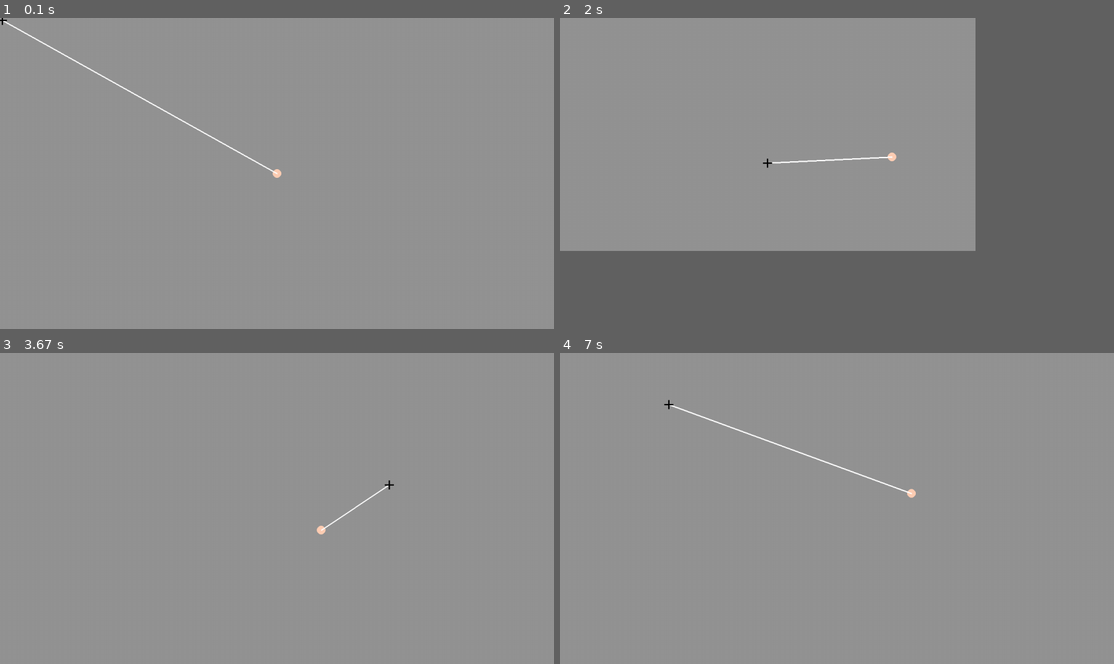
Above: before the commit, frames 1-4 (two rows, left to right).
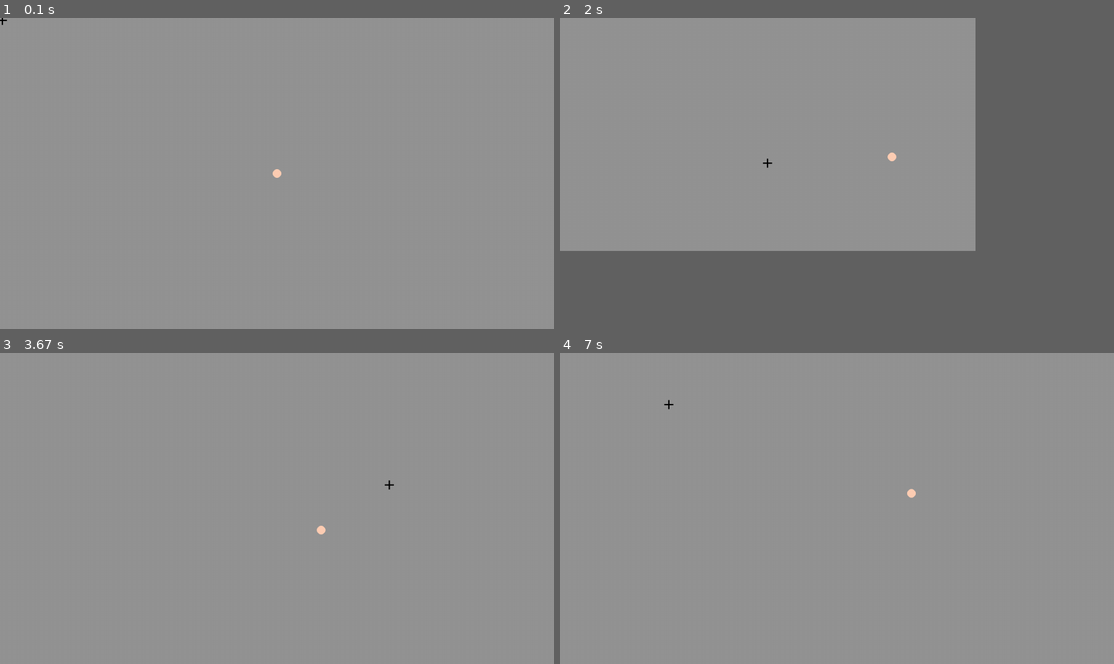
Above: after the commit, the same moments.

Repository: lolnoobkitti/zombie_shooter_pygame
Game: pygame game, started from berk_pygame.py
Two runs of this game, one before a commit and one after it. Both use one fixed random seed, a clock stepped at 60 frames per second and the inputs below.
Inputs (mouse positions are in pixels of both pictures, inside the frame that each line leads up to):
- Up to frame 1 (0.1 s): no input
- Up to frame 2 (2 s): hold J 0.33-0.8 s; hold D 0.33-0.8 s; move the mouse to (814, 185) at 0.37 s; hold D 0.83-1.3 s; move the mouse to (892, 241) at 0.87 s; tap F at 0.9, 1.2, 1.4 s; hold W 1.33-1.63 s; move the mouse to (1041, 282) at 1.37 s; right-click (764, 164) at 1.82 s
- Up to frame 3 (3.67 s): hold D 2.1-2.57 s; tap F at 2.17, 2.47, 2.67, 2.97, 3.23 s; click (193, 430) at 2.18 s; hold A 2.6-3.13 s; move the mouse to (315, 505) at 2.63 s; click (315, 505) at 2.7 s; hold S 3.17-3.57 s; move the mouse to (149, 421) at 3.2 s; click (149, 421) at 3.4 s; hold A from 3.6 s (still down); move the mouse to (387, 483) at 3.63 s
- Up to frame 4 (7 s): tap F at 3.67, 3.97, 4.1, 4.5, 4.8, 5.17, 5.57, 5.87, 6.07, 6.37, 6.57 s; click (947, 483) at 3.68 s; release A at 4 s; hold W 4.03-4.4 s; click (981, 480) at 4.13 s; hold D 4.43-5.07 s; click (626, 440) at 4.52 s; hold S 5.1-5.47 s; click (1036, 483) at 5.22 s; hold A 5.5-5.97 s; click (632, 492) at 5.58 s; hold D 6-6.47 s; click (853, 427) at 6.1 s; hold W 6.5-6.9 s; move the mouse to (648, 424) at 6.53 s; click (648, 424) at 6.73 s; hold D from 6.93 s (still down); move the mouse to (670, 402) at 6.97 s

The runs differ from the first frame. In frame 1, 0.3% of the frame differs, in the area x 0-51%, y 0-51%; in frame 2, 0.1%; in frame 3, less than 0.1%; in frame 4, 0.2%.

Commit message:
changed right click toggle for aiming and drawing crosshair,

Diff:
--- a/berk_pygame.py
+++ b/berk_pygame.py
@@ -36,7 +36,7 @@
     for event in pygame.event.get():
         if event.type == pygame.QUIT:
             running = False
-    # Fill screen with greenish colour to remove any unneeded stuff
+    # Fill screen with grayish colour to remove any unneeded stuff
     screen.fill("gray58")
     # Get key presses
     keys = pygame.key.get_pressed()
@@ -45,19 +45,26 @@
     # Mouse for crosshair
     mouse_pos = pygame.mouse.get_pos()
     # Player circle with skin tone-ish colour
+    # Get x and y from mouse_pos
+    x, y = mouse_pos
+    # Aiming toggle, when right mb is NOT held down, ,draws crosshair, when right mb IS held down, draws dot and doesnt draw crosshair
+    aiming = False
+    if pygame.mouse.get_pressed()[2]:
+        aiming = True
+    if not aiming:
+        # Draw lines onto mouse_pos for crisshair
+        pygame.draw.line(screen, (0, 0, 0), (x - 10, y), (x + 10, y), 3)
+        pygame.draw.line(screen, (0, 0, 0), (x, y - 10), (x, y + 10), 3)
     pygame.draw.circle(screen, pygame.Color(255, 206, 180), player_pos, radius=10)
     # Draw line from player to mouse. This is temporary just to see if I could, future plan is to somehow use this to get gun sight line and fov
-    # Temporary if not j toggle for line toggle when j is held down
-    if not keys[pygame.K_j]:
+    # Temporary line drawing toggle with J
+    line_drawing = False
+    if keys[pygame.K_j]:
+        line_drawing = not line_drawing
+    if line_drawing:
         pygame.draw.line(screen, "white", [player_pos.x, player_pos.y], mouse_pos, 3)
-    # Get x and y from mouse_pos and then draw 2 lines onto given x and y making crosshair
-    x, y = mouse_pos
-    pygame.draw.line(screen, (0, 0, 0), (x - 10, y), (x + 10, y), 3)
-    pygame.draw.line(screen, (0, 0, 0), (x, y - 10), (x, y + 10), 3)
     if pygame.mouse.get_pressed()[2]:
-        # If right click is held, draw over crosshair and draw dot over everything
-        # TODO Find better way to cover crosshair other than drawing over with background colour bc this could lead to drawing over player or other objects
-        pygame.draw.circle(screen, pygame.Color(148, 148, 148), mouse_pos, radius=12)
+        # If right click is held, switch crosshair for red dot
         pygame.draw.circle(screen, pygame.Color(255, 0, 0), mouse_pos, radius=3)
     # Mouse button click draws circle around mouse
     if pygame.mouse.get_pressed()[0]:
